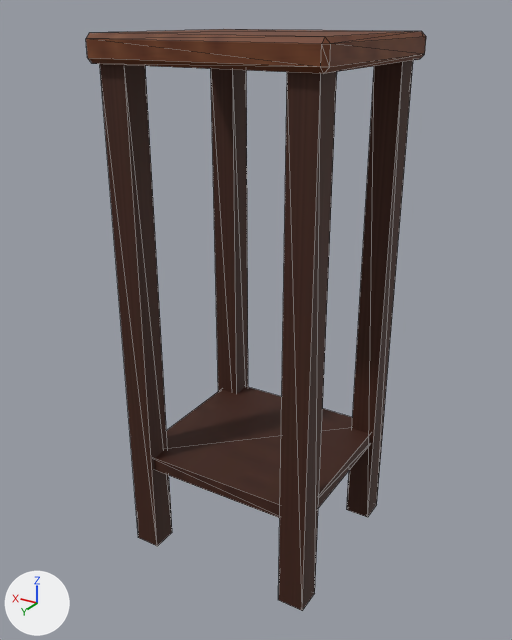
The glTF model public/models/kabutostand.glb, before and after one commit.
Both versions are drawn from a 50 mm camera at (-0.449, 0.765, 0.718) aimed at (0.005, 0.008, 0.339). Arrows for +X, +Y and +Z are at lower left; the lights stay in place. The older version comes first. Mesh edges are drawn as thin lines. Where no turn or scale is listed for an object, it has been applied to the vertices. Vertices at exactly the same position are counted once.

The first picture shows 'StandLegs', 'StandTop'.
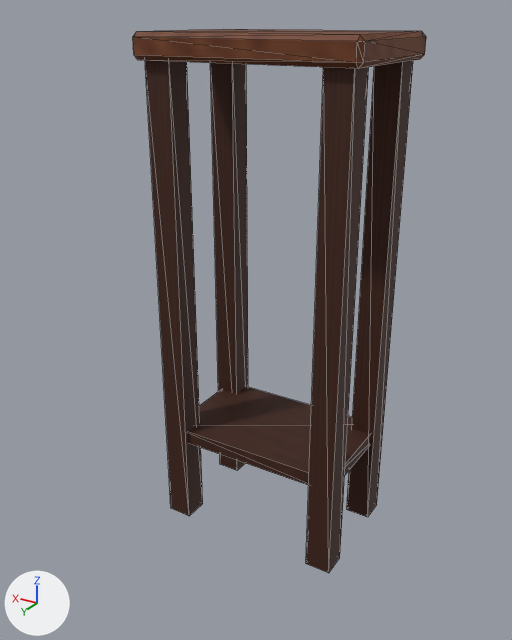
The newer file is also turned or shifted as a whole; pictures and numbers use the older file's frame.

Diff of the bpy script that builds the scene:
```diff
--- a/public/models/kabutostand.glb.py
+++ b/public/models/kabutostand.glb.py
@@ me_cube_001 @@
 # used by ob_standlegs; location = (-0.12, 0.11, 0.336)
 # before: 34 (-0.012, 0.012, -0.206), 35 (-0.012, 0.012, -0.185), 38 (0.252, 0.012, -0.206), 39 (0.252, 0.012, -0.185)
-me_cube_001.from_pydata(...)  # 40 vertices, 60 faces; spans x -0.018..0.258, y -0.238..0.018, z -0.336..0.336
+me_cube_001.from_pydata(...)  # 40 vertices, 60 faces; spans x -0.018..0.258, y -0.238..-0.062, z -0.336..0.336
+# me_cube_001 part 1: the loose piece of 8 vertices spanning x -0.018..0.018, y -0.018..0.018, z -0.336..0.336 is moved by (0.0, -0.08, 0.0)
+# me_cube_001 part 2: the loose piece of 8 vertices spanning x 0.222..0.258, y -0.018..0.018, z -0.336..0.336 is moved by (0.0, -0.08, 0.0)
+# me_cube_001 part 3
+for i in [34, 35, 38, 39]: me_cube_001.vertices[i].co += Vector((0.0, -0.08, 0.0))
 me_cube_001.materials.append(mat_standleg)
@@ me_cube @@
 # used by ob_standtop; location = (0.0, 0.0, 0.684)
-me_cube.from_pydata(...)  # 24 vertices, 44 faces; spans x -0.15..0.15, y -0.14..0.14, z -0.016..0.016
+me_cube.from_pydata(...)  # 24 vertices, 44 faces; spans x -0.15..0.15, y -0.14..0.06, z -0.016..0.016
+# me_cube part 4: the whole mesh is scaled about its middle by (1, 0.706, 1), then moved by (0.0, -0.04, 0.0)
 me_cube.materials.append(mat_standtop)
```

Changed parts and their boxes (x1, y1, x2, y2) in the pictures (512 x 640 px; the box of a moved part takes in the faces that stretch with it):
'StandLegs', reshaped (14% narrower, 7% shorter)
    before: (100, 60, 413, 611)
    after: (145, 60, 413, 573)
'StandTop', moved, rescaled (14% narrower, 11% shorter)
    before: (86, 29, 426, 74)
    after: (133, 29, 426, 69)
part 1 of me_cube_001, moved or reshaped
    before: (278, 72, 337, 611)
    after: (306, 67, 369, 573)
part 2 of me_cube_001, moved or reshaped
    before: (100, 64, 172, 546)
    after: (145, 60, 203, 516)
part 3 of me_cube_001, moved or reshaped
    before: (154, 386, 370, 518)
    after: (188, 386, 370, 485)
